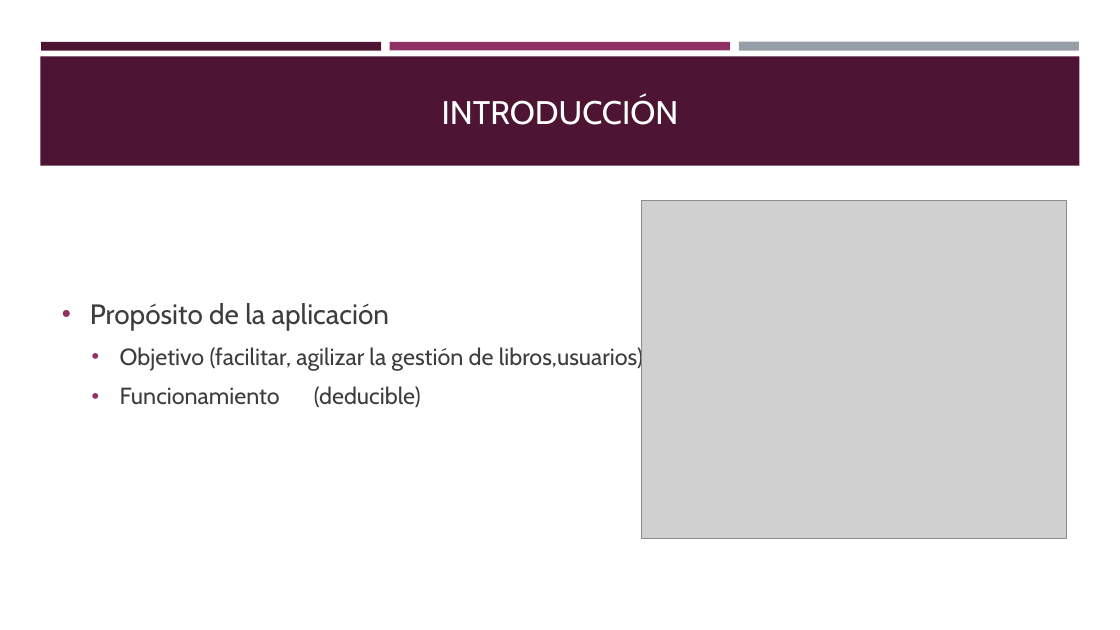
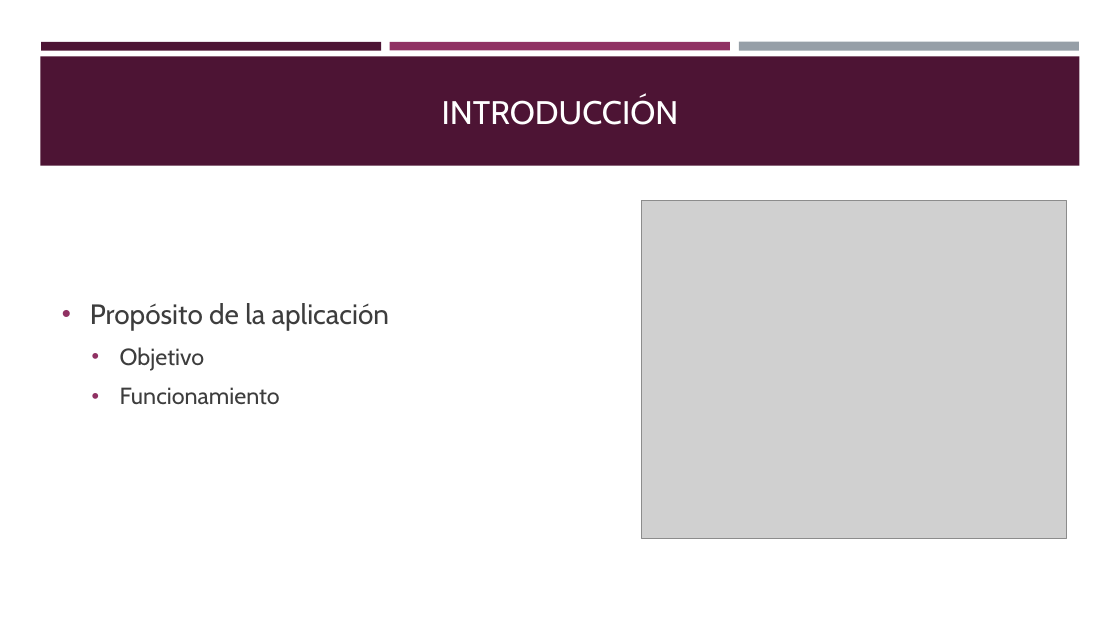
Before and after one commit to BrandonSotomayor/DAW2-Sintesi-Sotomayor-Brandon, a slide deck: slide 3 of Presentación/Presentación.pptx. Drawn at 1120x630 pixels with LibreOffice and Linux fonts; fonts in the diff are those of the drawing; grey boxes stand for pictures. Boxes give left, top, right and bottom in pixels: in the first picture for what was removed or moved away, otherwise in the second. Text is boxed around its words. In the diff, an @@ line names an element or a change of style, - is before the commit and + after.

Commit message:
presentación
borrado 2 lineas

```diff
--- a/Presentación/Presentación.pptx
+++ b/Presentación/Presentación.pptx
@@ text at bbox=[120, 347, 280, 405]: text changed @@
-  • Objetivo (facilitar, agilizar la gestión de libros,usuarios)
-  • Funcionamiento (deducible)
+  • Objetivo
+  • Funcionamiento
```
